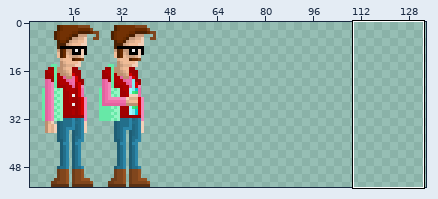
One commit to this sprite sheet: src/img/actors/mitte-hipster.png. Above: a wide view before the commit, with the close-up outlined.
Close-up. Before the commit:
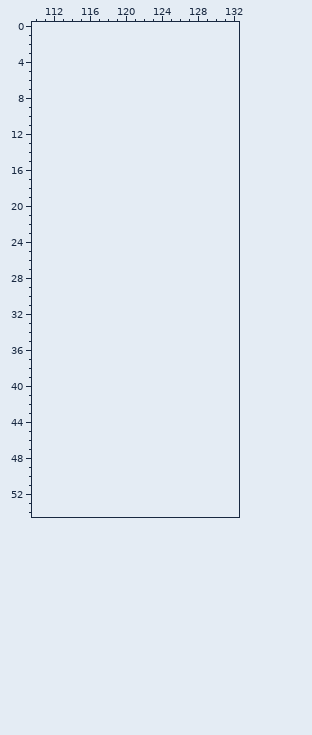
The file is 38x54 pixels. Colours within 5 levels of each other are drawn and written as one. Shown: x 110..132, y 0..54. The old version is drawn lined up with the new one, on the new canvas. The wide view leaves out empty margins. The commit also changed other parts of the picture, which this record leaves out.
The result:
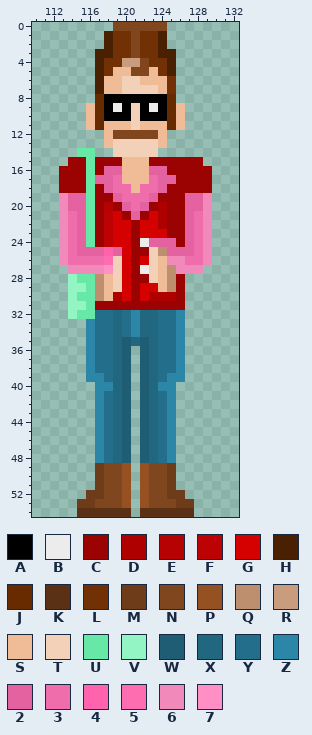
Palette (. is transparent): A #000000  B #ececec  C #9b0202  D #af0000  E #b60202  F #bc0202  G #d50000  H #4a2002  J #682b00  K #5a3114  L #723104  M #6e3c19  N #80461d  P #955121  Q #bd8f6f  R #c89c7d  S #f0bc97  T #f3d0b8  U #67e8a7  V #94f5c4  W #1e5d74  X #216780  Y #236f8b  Z #2b86a8  2 #e3629f  3 #ef6daa  4 #ff63ad  5 #ff6db1  6 #f189ba  7 #ff8fc4
The exact change:
canvas 38x54 -> 135x55, the old top-left corner now at 6,1
y 0: x 119..124 ...... -> NNNNNN
y 1..2: x 118..124 ....... -> HLLNLLH
y 3: x 117..125 ......... -> HHLLNLLHH
y 4: x 117..125 ......... -> HLLRRNLLH
y 5: x 117..125 ......... -> HLSSNNSLH
y 6: x 117..125 ......... -> HSSTTSSSL
y 7: x 117..125 ......... -> HSSTTTTSL
y 8: x 117..125 ......... -> JAAAAAAAJ
y 9: x 116..126 ........... -> SJABATABAJS
y 10: x 116..126 ........... -> SJAAATAAAJS
y 11: x 116..126 ........... -> SJSSSTSSSJS
y 12: x 118..124 ....... -> SNNNNNS
y 13: x 118..124 ....... -> STTTTTS
y 14: x 115..116 .. -> UU; x 119..123 ..... -> TTTTT
y 15: x 114..128 ............... -> CCUCCCSSSCCCCCC
y 16: x 113..129 ................. -> CCCUC22SSS22CCCCC
y 17: x 113..129 ................. -> CCCU223SSS322CCCC
y 18: x 113..129 ................. -> CCCUC233S332CCCCC
y 19: x 113..129 ................. -> 622UCC23332CCC226
y 20: x 113..129 ................. -> 622UCEC232CDCC226
y 21: x 113..129 ................. -> 632UCFGC2CGDCC236
y 22: x 113..129 ................. -> 632UCFGGCGGDCC236
y 23: x 113..129 ................. -> 632UCFGGCGGGCC236
y 24: x 113..129 ................. -> 632UCFGGCB222C236
y 25: x 113..129 ................. -> 6322242GCCTQ22236
y 26: x 113..129 ................. -> 633335TGCGTS66336
y 27: x 114..128 ............... -> 66667TGCBTSQ666
y 28: x 114..126 ............. -> VUUQSTGCCTSQC
y 29: x 114..126 ............. -> VVUQSTGCGGSQC
y 30: x 114..126 ............. -> VUUQSDGCGDDDC
y 31: x 114..126 ............. -> VVUCCCCCCCCCC
y 32: x 114..126 ............. -> VUUYYXYZXXYYZ
y 33..34: x 116..126 ........... -> ZYYXYZXXYYZ
y 35: x 116..126 ........... -> ZYYXWXWXYYZ
y 36..38: x 116..120 ..... -> ZYYXW; x 122..126 ..... -> WXYYZ
y 39: x 116..120 ..... -> ZZYXW; x 122..126 ..... -> WXYZZ
y 40: x 117..120 .... -> ZZXW; x 122..125 .... -> WXZZ
y 41..48: x 117..120 .... -> ZYXW; x 122..125 .... -> WXYZ
y 49..51: x 117..120 .... -> MNNP; x 122..125 .... -> PNNM
y 52: x 116..120 ..... -> MMNNP; x 122..126 ..... -> PNNMM
y 53: x 115..120 ...... -> MMNNNP; x 122..127 ...... -> PNNNMM
y 54: x 115..120 ...... -> KKKKKK; x 122..127 ...... -> KKKKKK
Boxes around the changes in both close-ups, in picture pixels (x1, y1, x2, y2):
added: (59, 22, 212, 517)
